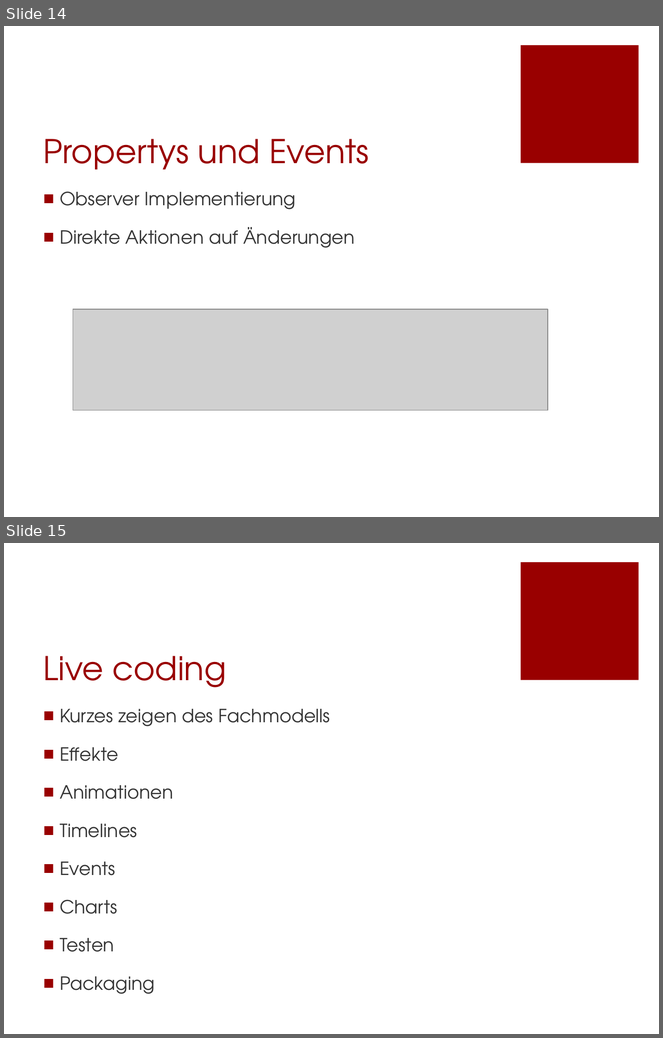
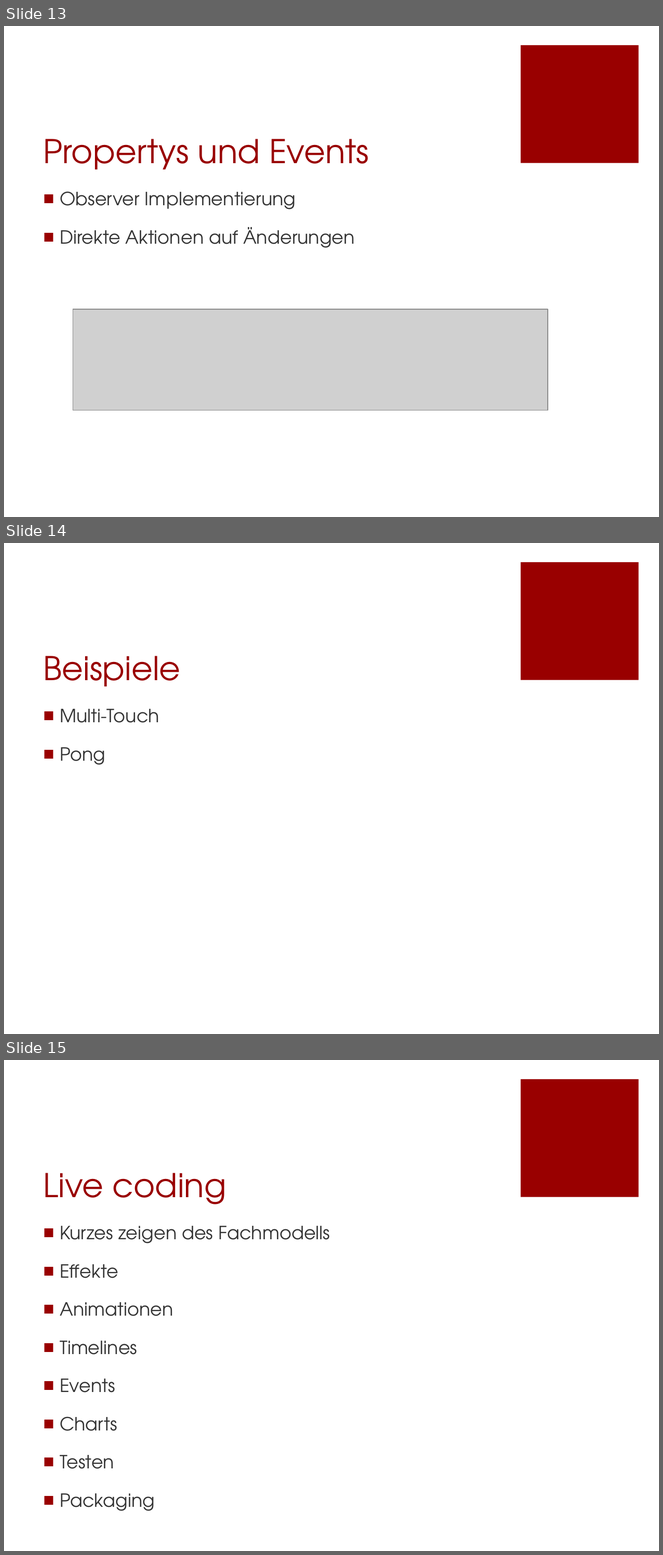
Before and after one commit to Morkunas/jfxusergroup, a slide deck: JavaFX-UserGroup.pptx. Shown one above the other, each under a label of ours: slides 14 and 15 before the commit, slides 13, 14 and 15 after it. The pictures are 663x1038 and 663x1555 pixels, drawn with LibreOffice and Linux fonts; fonts in the diff are those of the drawing; grey boxes stand for pictures; background and template pictures are left out. Boxes give left, top, right and bottom in pixels: in the first picture for what was removed or moved away, otherwise in the second. Text is boxed around its words. In the diff, an @@ line names an element or a change of style, - is before the commit and + after.

```diff
--- a/JavaFX-UserGroup.pptx
+++ b/JavaFX-UserGroup.pptx
@@ slide 14 added at bbox=[4, 543, 659, 1034], background #FFFFFF; not listed: 1 template element that a slide beside it also shows @@
@@ title added at bbox=[44, 656, 181, 687], 36 pt, text #990000 @@
+Beispiele
@@ text added at bbox=[60, 709, 159, 765], 20 pt, text #333333 @@
+■ Multi-Touch
+■ Pong
@@ what was slide 14 is now slide 13 @@
```
Also in this commit, not shown: 3 slides changed, 1 slide removed, 6 other files.
